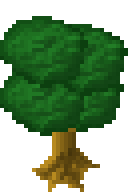
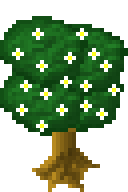
Layered file, before and after one edit (128 x 192). Changes by layer:
added layer "Pasted Layer" above "puskamikälie" over [76,28,88,40]
added layer "kukat" above "latva" over [12,28,120,132]
